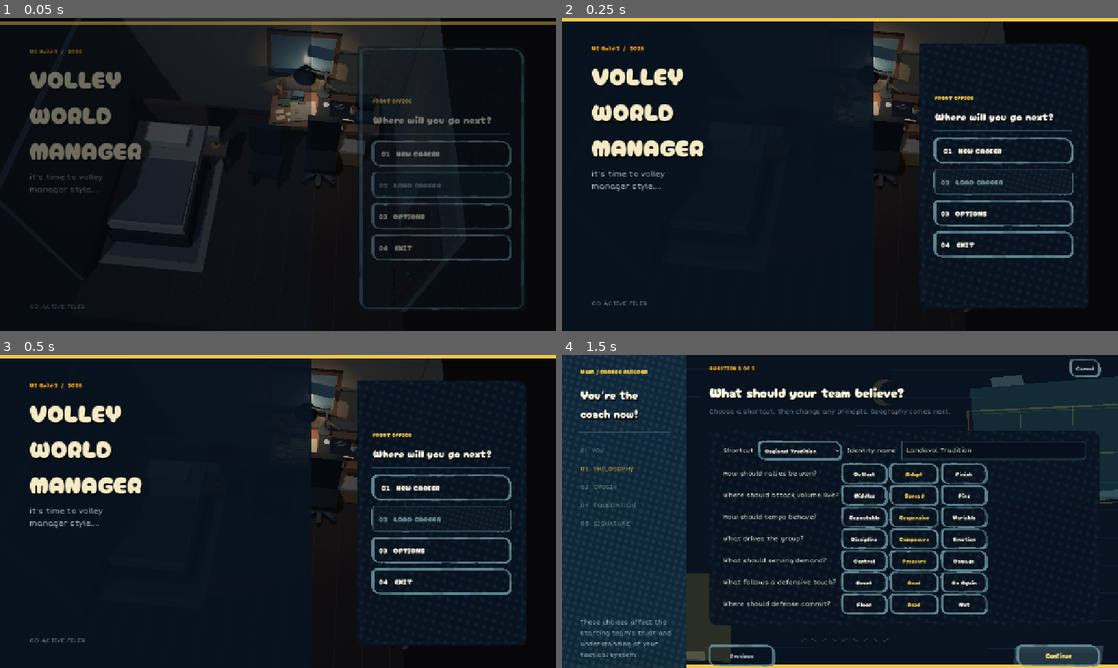
Above: before the commit, frames 1-4 (two rows, left to right).
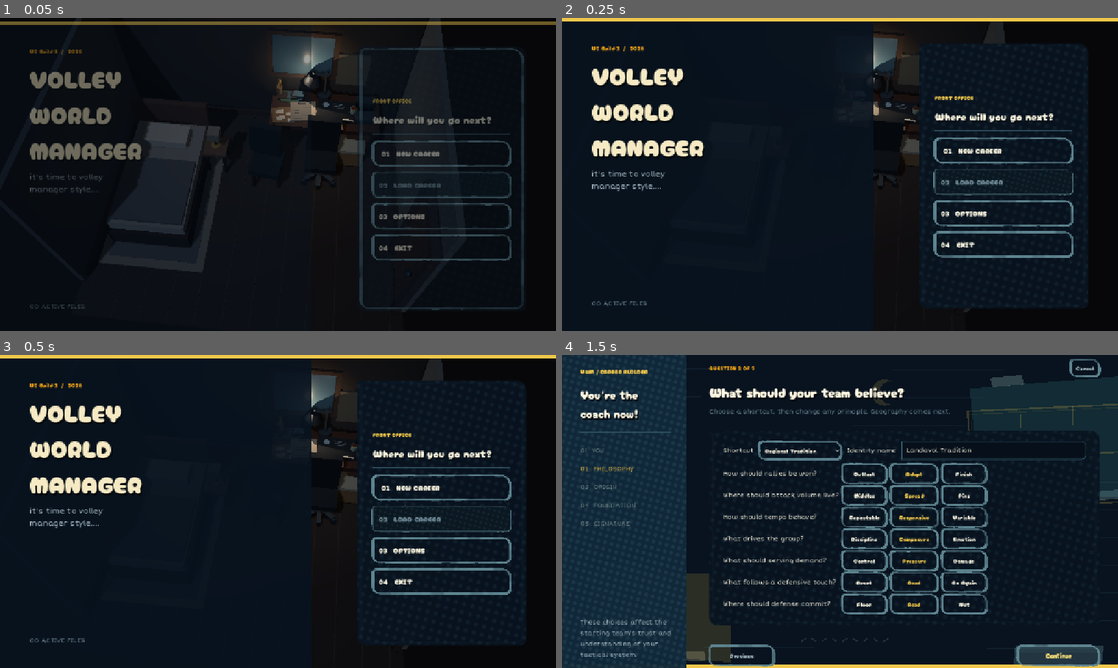
Above: after the commit, the same moments.

Repository: iracarranza/volley-world-manager
Game: Godot game, scene res://scenes/application.tscn
The game is run twice, just before and just after one commit, with the same random seed, the same clock (stepped at 60 frames per second) and the same inputs.
Inputs:
- Up to frame 1 (0.05 s): no input
- Up to frame 2 (0.25 s): no input
- Up to frame 3 (0.5 s): no input
- Up to frame 4 (1.5 s): click "01 NEW CAREER" at 0.5 s; click "Continue" at 1.25 s

The runs differ from the first frame. In frame 1, 1.8% of the frame differs, in the area x 48-66%, y 0-37%; in frame 2, 1.2%; in frame 3, 1.2%; in frame 4, nothing differs.

Commit message:
Desk iteration 11: tighten lamp proportions and dark-room palette

Diff:
--- a/scenes/office/desk_composition_calibration.gd
+++ b/scenes/office/desk_composition_calibration.gd
@@ -15,6 +15,10 @@
 	desk_camera.fov = 53.5
 	desk_camera.look_at(Vector3(1.05, 0.84, -1.53), Vector3.UP)
 
+	# Canonical dark-room palette: the historical Desk is brown/charcoal rather than orange.
+	_set_material(office.find_child("DeskTop", true, false), Color("3a2923"), 0.88)
+	_set_material(office.find_child("DeskWall", true, false), Color("302e2e"), 0.97)
+
 	# Wall registration locked after iteration 8.
 	_place(office, "WindowGlass", Vector3(0.62, 1.58, -1.936), Vector3(0.95, 0.88, 0.025), 0.0)
 	_scale_named(office, ["WindowTop", "WindowBottom", "WindowMullionH"], Vector3(0.92, 1.0, 1.0))
@@ -24,12 +28,11 @@
 	for i in 6: _move_named(office, ["CalendarRow%02d" % i], delta, false)
 	for i in 5: _move_named(office, ["CalendarCol%02d" % i], delta, false)
 	_set_material(office.find_child("CalendarBacking", true, false), Color("4d4a43"), 0.96)
-	_set_material(office.find_child("CalendarHeader", true, false), Color("262722a"), 0.94)
+	_set_material(office.find_child("CalendarHeader", true, false), Color("26272a"), 0.94)
 	for i in 6: _set_material(office.find_child("CalendarRow%02d" % i, true, false), Color("777269"), 0.96)
 	for i in 5: _set_material(office.find_child("CalendarCol%02d" % i, true, false), Color("777269"), 0.96)
 
-	# Articulated lamp: base and upright stay on the right; arm reaches left to a
-	# low-poly shade, matching the historical silhouette without intersecting books.
+	# Articulated lamp proportions tightened to historical silhouette.
 	var lamp_base := office.find_child("LampBase", true, false) as Node3D
 	var lamp_stem := office.find_child("LampStem", true, false) as Node3D
 	var lamp_shade := office.find_child("LampShade", true, false) as Node3D
@@ -39,10 +42,10 @@
 	if lamp_stem != null: lamp_stem.visible = false
 	if lamp_shade != null: lamp_shade.visible = false
 	_detail_box_rot(office, "DeskLampUpright", Vector3(1.02, 1.15, -1.78), Vector3(0.035, 0.45, 0.035), Color("343b42"), Vector3.ZERO)
-	_detail_frustum(office, "DeskLampJoint", Vector3(1.02, 1.36, -1.78), 0.045, 0.045, 0.035, Color("343b42"), Vector3(90, 0, 0), false)
-	_detail_box_rot(office, "DeskLampArm", Vector3(0.86, 1.39, -1.78), Vector3(0.34, 0.032, 0.032), Color("343b42"), Vector3(0, 0, -11))
-	_detail_frustum(office, "DeskLampShadeDetailed", Vector3(0.69, 1.34, -1.77), 0.10, 0.19, 0.17, Color("20252b"), Vector3(0, 0, -8), false)
-	_detail_frustum(office, "DeskLampGlow", Vector3(0.69, 1.255, -1.765), 0.105, 0.135, 0.012, Color("f3c78c"), Vector3(0, 0, -8), true)
+	_detail_frustum(office, "DeskLampJoint", Vector3(1.02, 1.36, -1.78), 0.040, 0.040, 0.032, Color("343b42"), Vector3(90, 0, 0), false)
+	_detail_box_rot(office, "DeskLampArm", Vector3(0.92, 1.33, -1.78), Vector3(0.24, 0.030, 0.030), Color("343b42"), Vector3(0, 0, -10))
+	_detail_frustum(office, "DeskLampShadeDetailed", Vector3(0.82, 1.24, -1.77), 0.08, 0.15, 0.15, Color("20252b"), Vector3(0, 0, -6), false)
+	_detail_frustum(office, "DeskLampGlow", Vector3(0.82, 1.165, -1.765), 0.082, 0.115, 0.010, Color("e7c28f"), Vector3(0, 0, -6), true)
 
 	_place(office, "Journal", Vector3(1.23, 0.858, -1.45), Vector3(0.62, 0.050, 0.40), -4.0)
 	_place(office, "JournalPageEdge", Vector3(1.23, 0.887, -1.265), Vector3(0.57, 0.011, 0.028), -4.0)
@@ -56,12 +59,11 @@
 	var machine_light := office.find_child("MachineLight", true, false) as Node3D
 	if machine_light != null: machine_light.position = Vector3(1.58, 0.93, -1.28)
 
-	_place(office, "HousingFolder", Vector3(0.47, 0.835, -1.60), Vector3(0.40, 0.026, 0.24), -5.0)
+	# Housing rises to the historical back-left layer and narrows so it remains legible.
+	_place(office, "HousingFolder", Vector3(0.46, 0.835, -1.69), Vector3(0.31, 0.026, 0.24), -5.0)
 	_set_material(office.find_child("HousingFolder", true, false), Color("344b3e"), 0.94)
-	# Pull lower-right sheet fully onto the physical desk while preserving foreground read.
 	_place(office, "MealPad", Vector3(1.20, 0.837, -1.16), Vector3(0.30, 0.020, 0.19), 8.0)
 
-	# Mug sits beside, not on, the Journal.
 	var mug := office.find_child("Mug", true, false) as Node3D
 	if mug != null:
 		mug.position = Vector3(1.51, 0.92, -1.43)
@@ -122,7 +124,7 @@
 	if emissive:
 		m.emission_enabled = true
 		m.emission = color
-		m.emission_energy_multiplier = 1.6
+		m.emission_energy_multiplier = 1.35
 	return m
 
 func _set_material(node: Node, color: Color, roughness: float) -> void:
